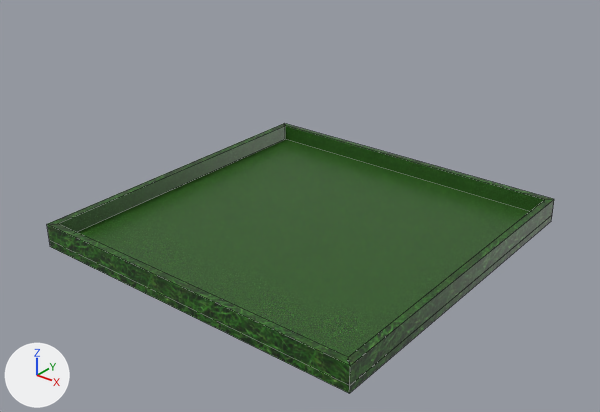
The FBX model Vulkan/media/world.fbx: old version first, new version second.
One viewpoint serves both versions: a 50 mm camera at (63.8, -81.6, 53.4) aimed at (0.7, -2.8, 4.6). Lighting does not change. The marker at lower left points along +X, +Y and +Z. Mesh edges are drawn as thin lines. Where no turn or scale is listed for an object, it has been applied to the vertices.
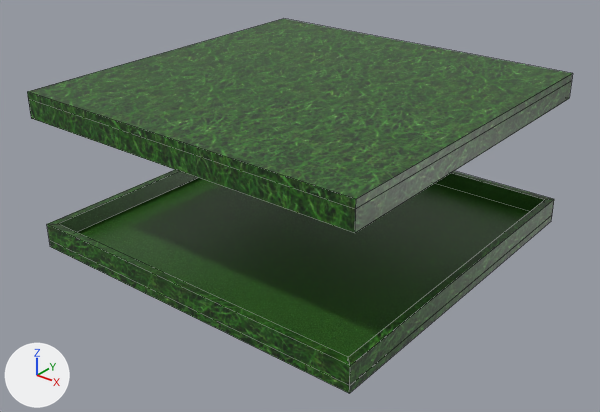
Changed parts and their boxes (x1, y1, x2, y2) in the pictures (600 x 412 px):
'Cube.001', added (green): after (27, 19, 573, 233)

The edits, one by one:
Material 'Material.001' (mat_material_001) is new.
Its texture is img_grass_png.
Its roughness is 0.4.
Mesh me_cube_001 is new.
It has 20 vertices, 18 faces and spans x -25.0..25.0, y -25.0..25.0, z -2.5..1.0.
It uses material mat_material_001 (picture img_grass_png).
Object 'Cube.001' (ob_cube_001) is new; it shows me_cube_001.
Its location is (0.0, 0.0, 20.0).
